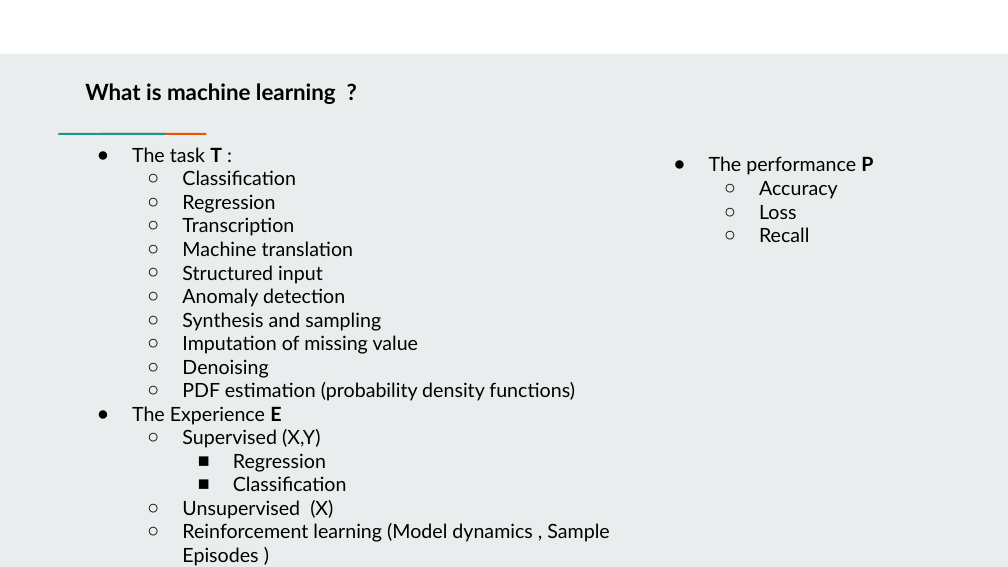
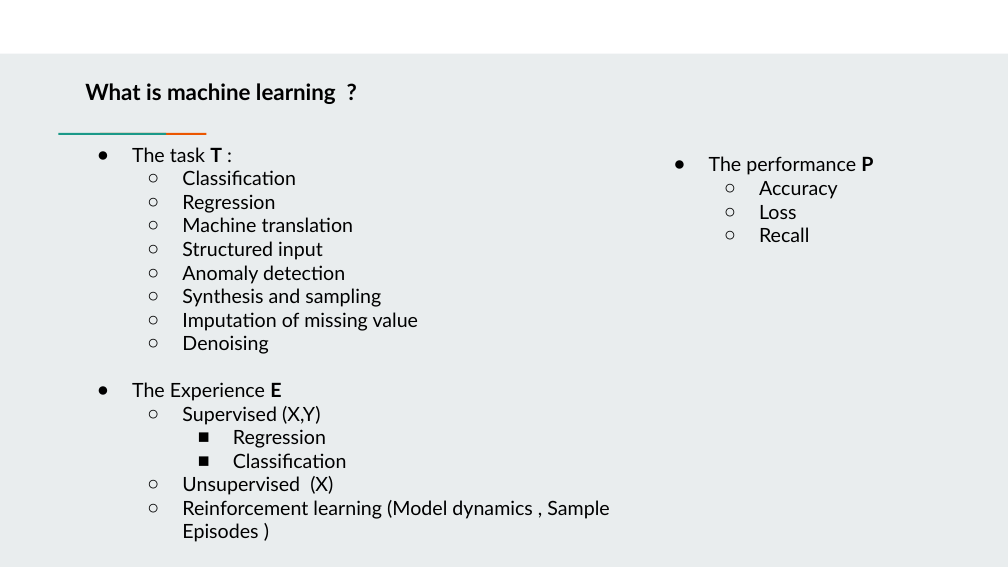
Before and after one commit to farouqBenarous/Machine_Learning_101_Workshop, a slide deck: slide 6 of 20-03-2021/Presentation/Machine learning 101.pptx. Drawn at 1008x567 pixels with LibreOffice and Linux fonts; fonts in the diff are those of the drawing. Boxes give left, top, right and bottom in pixels: in the first picture for what was removed or moved away, otherwise in the second. Text is boxed around its words. In the diff, an @@ line names an element or a change of style, - is before the commit and + after.

```diff
--- a/20-03-2021/Presentation/Machine learning 101.pptx
+++ b/20-03-2021/Presentation/Machine learning 101.pptx
@@ text at bbox=[182, 217, 294, 236]: paragraph removed @@
-  ○ Transcription
@@ text at bbox=[182, 382, 575, 401]: paragraph removed @@
-  ○ PDF estimation (probability density functions)
```
Also in this commit, not shown: 7 other slides changed, 2 slides added, 1 slide removed, 2 other files.
